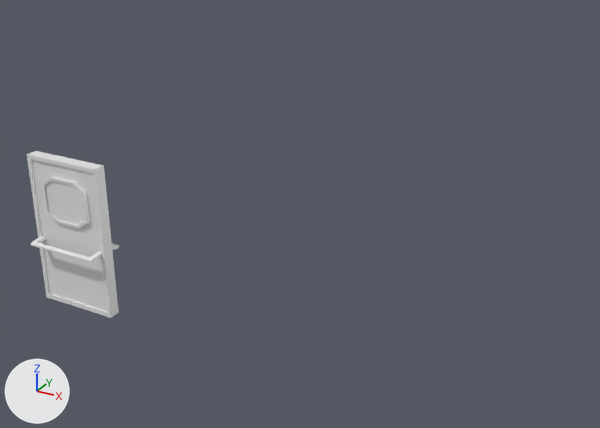
The FBX model Assets/LevelModules/LevelAsset/EnvironmentAsset.fbx as it was, and as the next commit left it.
The view is the same before and after, from a 50 mm lens placed at (19.3, -19.0, 12.0), pointed at (4.4, 8.1, -1.5). The axes (+X, +Y, +Z) are drawn at lower left. The lights are the same throughout. The first picture is the older version. Where no turn or scale is listed for an object, it has been applied to the vertices.

The scene before the commit, as lines of its bpy script (objects in view):
```python
me_cube_013 = bpy.data.meshes.new('Cube.013')
me_cube_013.from_pydata(...)  # 276 vertices, 118 faces; spans x -1.5..1.5, y -0.69..0.69, z -2.8..2.68
me_cube_013.materials.append(mat_door)  # white #e7e7e7
ob_doorlowpoly = bpy.data.objects.new('DoorLowPoly', me_cube_013)
ob_doorlowpoly.location = (0.0, 0.0, -0.03)
```
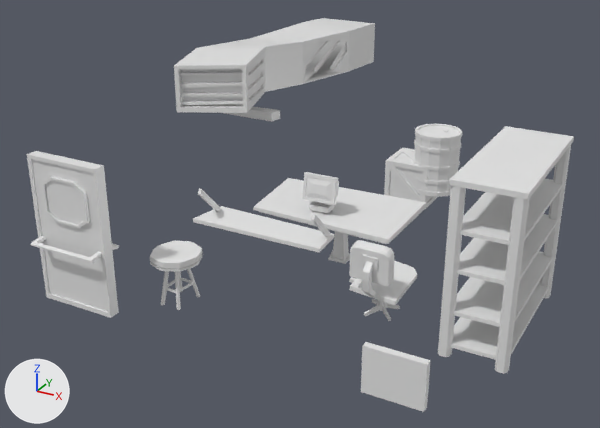
The newer file is also turned or shifted as a whole; pictures and numbers use the older file's frame.

Where the change shows, as pixel boxes (x1, y1, x2, y2) in the pictures (600 x 428 px):
'Shelf', added
    after: (438, 126, 574, 374)
'VentLowPoly', added
    after: (174, 18, 375, 113)
'Table', added
    after: (253, 178, 426, 264)
'WallVent', added
    after: (361, 342, 431, 412)
'Chair', added
    after: (349, 240, 417, 321)
'SmallShelf', added
    after: (193, 188, 334, 252)
'Barrel', added
    after: (413, 123, 462, 197)
'Stool', added
    after: (150, 241, 202, 310)
'Crate', added
    after: (384, 148, 437, 210)
'Computer', added
    after: (302, 172, 339, 213)
'LightBulb', added
    after: (225, 107, 280, 121)

The change, as a diff of the scene's bpy script:
```diff
--- a/Assets/LevelModules/LevelAsset/EnvironmentAsset.fbx.py
+++ b/Assets/LevelModules/LevelAsset/EnvironmentAsset.fbx.py
@@ ob_crate @@
+ob_crate = bpy.data.objects.new('Crate', me_cube_031)  # 92 vertices, 78 faces; spans x -1.0..1.0, y -1.0..1.0, z -1.0..1.0
+ob_crate.location = (6.65, 14.84, -1.79)
@@ ob_barrel @@
+ob_barrel = bpy.data.objects.new('Barrel', me_cylinder)  # 346 vertices, 324 faces; spans x -1.03..1.03, y -1.05..1.05, z -1.3..1.43
+ob_barrel.location = (7.69, 14.85, -0.78)
@@ ob_wallvent @@
+ob_wallvent = bpy.data.objects.new('WallVent', me_cube_026)  # 38 vertices, 22 faces; spans x -1.14..0.86, y -0.19..0.04, z -0.77..0.84
+ob_wallvent.location = (12.1, 0.13, -1.97)
@@ ob_table @@
+ob_table = bpy.data.objects.new('Table', me_cube_004)  # 52 vertices, 48 faces; spans x -3.21..2.85, y -1.89..1.81, z -0.82..1.47
+ob_table.location = (6.37, 7.75, -2.01)
@@ ob_computer @@
+ob_computer = bpy.data.objects.new('Computer', me_cube_032)  # 156 vertices, 108 faces; spans x -0.592..0.728, y -0.354..0.487, z -0.439..1.002
+ob_computer.location = (5.93, 6.94, -0.09)
@@ ob_shelf @@
+ob_shelf = bpy.data.objects.new('Shelf', me_cube_015)  # 104 vertices, 70 faces; spans x -1.18..1.17, y -2.93..2.92, z -3.07..3.04
+ob_shelf.location = (13.29, 6.18, 0.09)
@@ ob_lightbulb @@
+ob_lightbulb = bpy.data.objects.new('LightBulb', me_cube_007)  # 16 vertices, 14 faces; spans x -2.33..1.04, y -1.03..-0.28, z -1.04..-0.58
+ob_lightbulb.location = (0.0, 12.75, 1.88)
@@ ob_smallshelf @@
+ob_smallshelf = bpy.data.objects.new('SmallShelf', me_cube_022)  # 24 vertices, 18 faces; spans x -2.25..2.13, y -0.57..0.74, z -0.41..0.76
+ob_smallshelf.location = (7.37, 0.49, 1.92)
@@ ob_chair @@
+ob_chair = bpy.data.objects.new('Chair', me_cube_005)  # 188 vertices, 164 faces; spans x -1.02..1.16, y -1.28..1.29, z -0.76..2.27
+ob_chair.location = (9.31, 4.71, -2.18)
@@ ob_ventlowpoly @@
+ob_ventlowpoly = bpy.data.objects.new('VentLowPoly', me_cube_003)  # 228 vertices, 178 faces; spans x -2.41..1.9, y -6.54..5.82, z -1.09..1.37; in mat_vent (white #e7e7e7)
+ob_ventlowpoly.location = (0.0, 14.84, 2.81)
@@ ob_stool @@
+ob_stool = bpy.data.objects.new('Stool', me_cube_010)  # 152 vertices, 118 faces; spans x -0.87..0.84, y -0.9..0.91, z -1.22..0.72
+ob_stool.location = (2.8, 2.01, -1.65)
```
